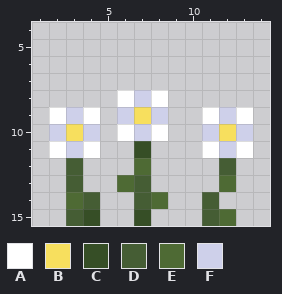
Pixel-art sprite, stored at flowers_dandelion_white.png. Above is the file before it was changed.
The file is 16x16 pixels. Colours within 5 levels of each other are drawn and written as one. Shown: x 1..14, y 4..15.
Palette (. is transparent): A #ffffff  B #f7df5e  C #364e26  D #455d34  E #4e6a34  F #ced0ea
Pixels before, first column x 2:
 8 ....AFA.....
 9 AFA.FBF..AFA
10 FBF.AFA..FBF
11 AFA..C...AFA
12 .D...E....D.
13 .D..ED....E.
14 .ED..DE..D..
15 .DC..C...DE.
And afterwards:
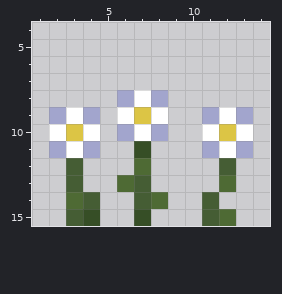
Diff:
colour A: #ffffff -> #a2a5cd
colour B: #f7df5e -> #dcc545
colour F: #ced0ea -> #ffffff
Boxes around the changes in both pictures, in picture pixels (x1, y1, x2, y2):
changed: (49, 90, 253, 158)
